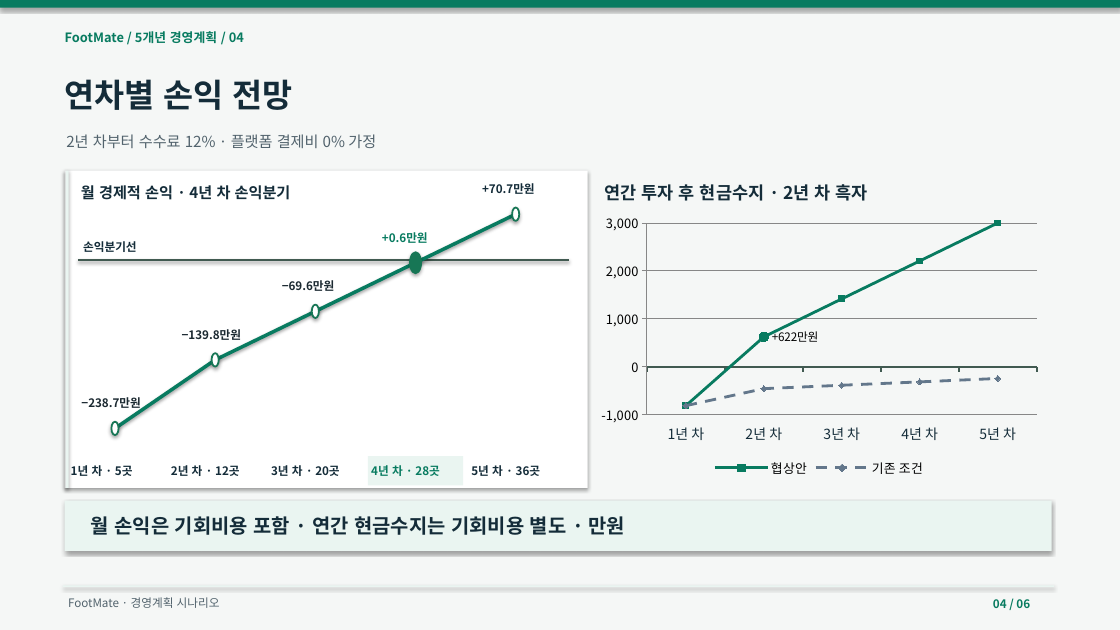
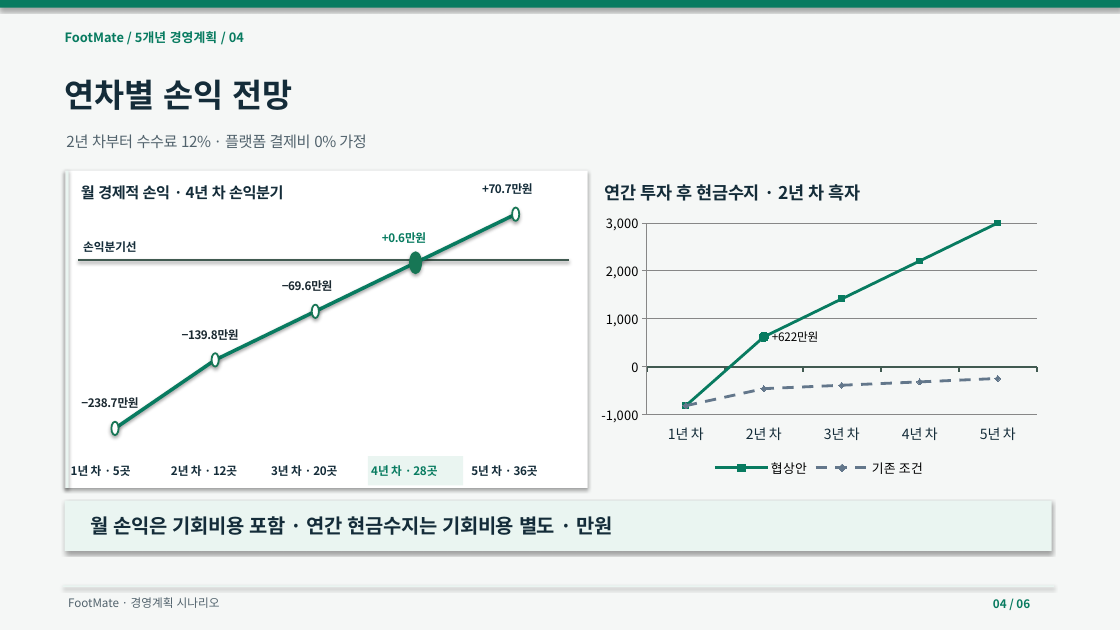
Before and after one commit to dohyunkimmm/footmate-case-study, a slide deck: slide 4 of src/case-study/downloads/footmate_5year_strategy.pptx. Drawn at 1120x630 pixels with LibreOffice and Linux fonts; fonts in the diff are those of the drawing. Boxes give left, top, right and bottom in pixels: in the first picture for what was removed or moved away, otherwise in the second. Text is boxed around its words. In the diff, an @@ line names an element or a change of style, - is before the commit and + after.

Commit message:
손익분기·예상 예약 구분 및 본문·발표자료 가독성 수정

```diff
--- a/src/case-study/downloads/footmate_5year_strategy.pptx
+++ b/src/case-study/downloads/footmate_5year_strategy.pptx
@@ letter spacing 0 to -0.3 pt in 14 elements at <box>66,134,366,148</box>, <box>81,183,284,203</box>, <box>81,397,138,411</box>, <box>71,465,131,476</box>, <box>182,329,239,340</box>, <box>171,465,237,476</box>, <box>282,280,333,291</box>, <box>271,465,337,476</box>, <box>382,232,426,243</box>, <box>368,456,463,486</box>, <box>482,183,533,194</box>, <box>471,465,538,476</box>, <box>91,516,612,535</box>, <box>605,184,861,201</box> @@
@@ line chart at <box>592,208,1046,481</box> @@
@@ category axis changed @@
```
Also in this commit, not shown: 1 other slide changed, 19 other files.
